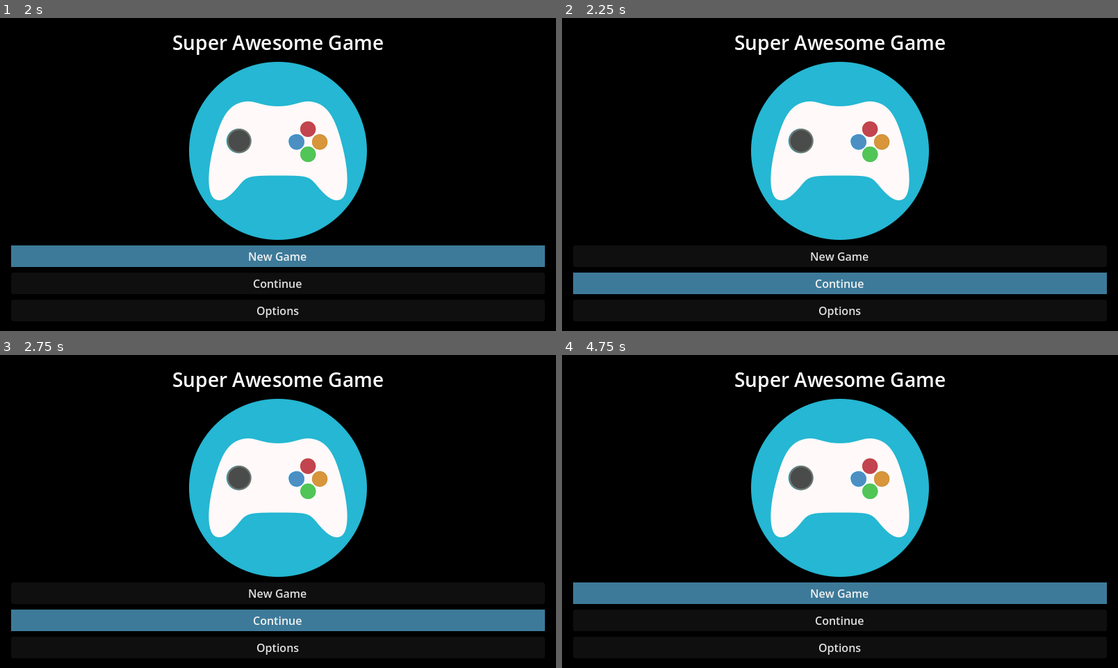
Above: before the commit, frames 1-4 (two rows, left to right).
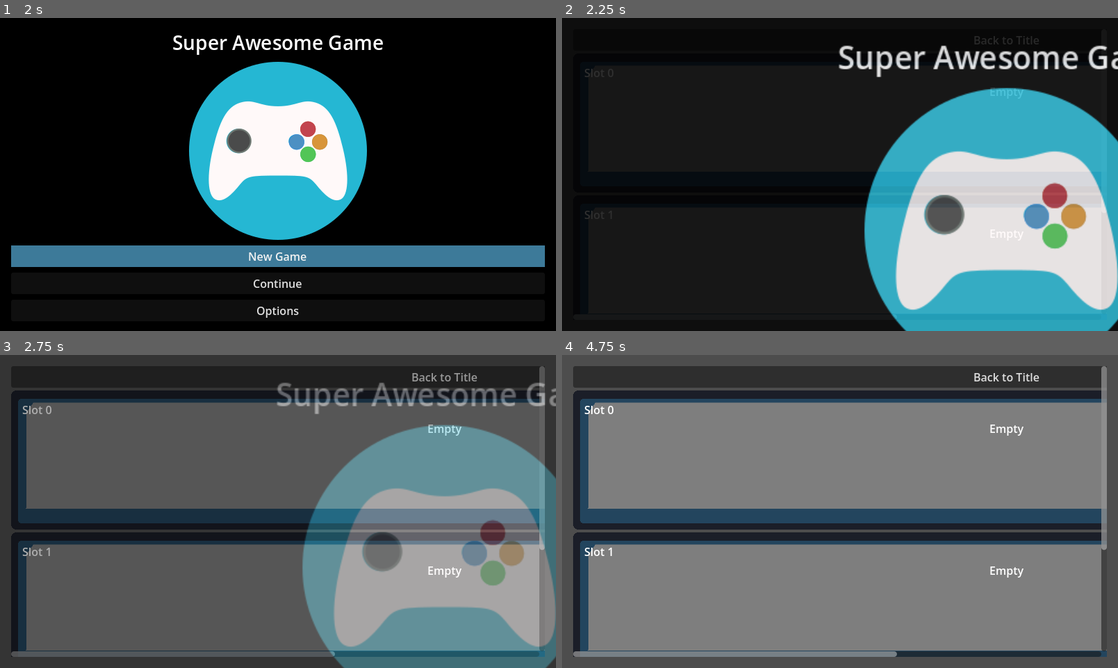
Above: after the commit, the same moments.

Repository: nightblade9/turbo
Game: Godot game, scene res://contexts/pregame/scenes/GameLoaderScene.tscn
The game is run twice, just before and just after one commit, with the same random seed, the same clock (stepped at 60 frames per second) and the same inputs. The engine's default icon, where the game draws it, is replaced by a stand-in: a white triangle on a blue panel in a dark square.
Inputs (mouse positions are in pixels of both pictures, inside the frame that each line leads up to):
- Up to frame 1 (2 s): click "New Game" at 0.5 s; click "New Game" at 1.25 s
- Up to frame 2 (2.25 s): click "Continue" at 2 s
- Up to frame 3 (2.75 s): no input
- Up to frame 4 (4.75 s): click (1006, 376) at 2.75 s, where only the run after the commit has a clickable "Back to Title"; click "Continue" at 3.5 s; click (840, 592) at 4.25 s, where only the run before the commit has a clickable "New Game"

Frame 1 is identical in both runs. In frame 2, 49% of the frame differs, in the area x 2-100%, y 5-100%; in frame 3, 100%; in frame 4, 100%, in the area x 0-100%, y 0-100%.

Commit message:
Continue button works
Save selection scene has a button to bring ya back to title.

Diff:
--- a/source/contexts/pregame/scenes/TitleScene.gd
+++ b/source/contexts/pregame/scenes/TitleScene.gd
@@ -2,6 +2,7 @@
 
 const GamepadNavigator = preload("res://scripts/GamepadNavigator.gd")
 const OptionsDialog = preload("res://contexts/options/OptionsDialog.tscn")
+const SaveSelectionScene = preload("res://contexts/save/SaveSelectionScene.tscn")
 
 var _gamepad_navigator = GamepadNavigator.new()
 
@@ -14,8 +15,8 @@
 	options_dialog.popup()
 
 func _on_NewGameButton_pressed():
-#	SceneManager.change_scene_to(load("res://contexts/core/CoreGameScene.tscn"), "circle")
-	pass # Replace with function body.
+	#FancyFade.wipe_conical(NewGameScene.instantiate())
+	pass
 
 func _on_ContinueButton_pressed():
-	pass # Replace with function body.
+	FancyFade.cross_fade(SaveSelectionScene.instantiate())
--- a/source/contexts/save/SaveSelectionScene.gd
+++ b/source/contexts/save/SaveSelectionScene.gd
@@ -2,6 +2,7 @@
 
 const SaveData = preload("res://contexts/save/SaveData.gd")
 const SaveSlot = preload("res://contexts/save/SaveSlot.tscn")
+var TitleScene = load("res://contexts/pregame/scenes/TitleScene.tscn")
 
 const _NUM_SAVE_SLOTS:int = 3
 
@@ -15,3 +16,6 @@
 
 		var game_data:SaveData = SaveData.load_data(slot)
 		save_slot.initialize(slot, game_data)
+
+func _on_back_to_title_button_pressed():
+	FancyFade.cross_fade(TitleScene.instantiate())
--- a/source/contexts/save/SaveSelectionScene.tscn
+++ b/source/contexts/save/SaveSelectionScene.tscn
@@ -1,26 +1,35 @@
-[gd_scene load_steps=2 format=2]
+[gd_scene load_steps=2 format=3 uid="uid://jv38vmn2cjhi"]
 
-[ext_resource path="res://contexts/save/SaveSelectionScene.gd" type="Script" id=2]
+[ext_resource type="Script" path="res://contexts/save/SaveSelectionScene.gd" id="2"]
 
 [node name="Control" type="Control"]
+layout_mode = 3
+anchors_preset = 15
 anchor_right = 1.0
 anchor_bottom = 1.0
-script = ExtResource( 2 )
+script = ExtResource("2")
 
 [node name="MarginContainer" type="MarginContainer" parent="."]
+layout_mode = 0
 anchor_right = 1.0
 anchor_bottom = 1.0
+theme_override_constants/margin_left = 16
+theme_override_constants/margin_top = 16
 theme_override_constants/margin_right = 16
-theme_override_constants/margin_top = 16
-theme_override_constants/margin_left = 16
 theme_override_constants/margin_bottom = 16
 
 [node name="ScrollContainer" type="ScrollContainer" parent="MarginContainer"]
-offset_left = 16.0
-offset_top = 16.0
-offset_right = 1264.0
-offset_bottom = 704.0
-scroll_horizontal_enabled = false
+layout_mode = 2
 
 [node name="VBoxContainer" type="VBoxContainer" parent="MarginContainer/ScrollContainer"]
+layout_mode = 2
+size_flags_horizontal = 3
+size_flags_vertical = 3
 alignment = 1
+
+[node name="BackToTitleButton" type="Button" parent="MarginContainer/ScrollContainer/VBoxContainer"]
+layout_mode = 2
+text = "Back to Title
+"
+
+[connection signal="pressed" from="MarginContainer/ScrollContainer/VBoxContainer/BackToTitleButton" to="." method="_on_back_to_title_button_pressed"]
